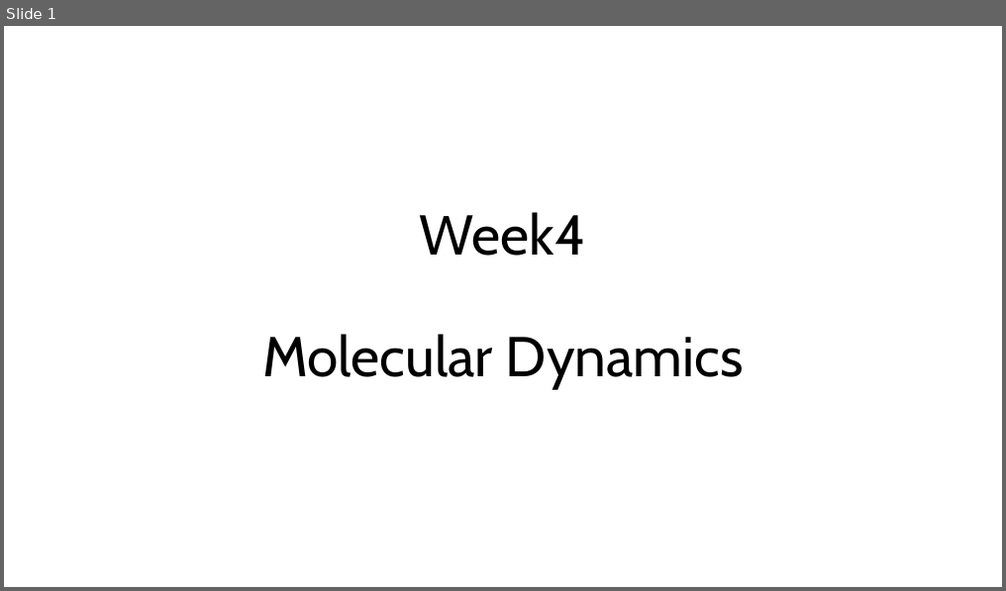
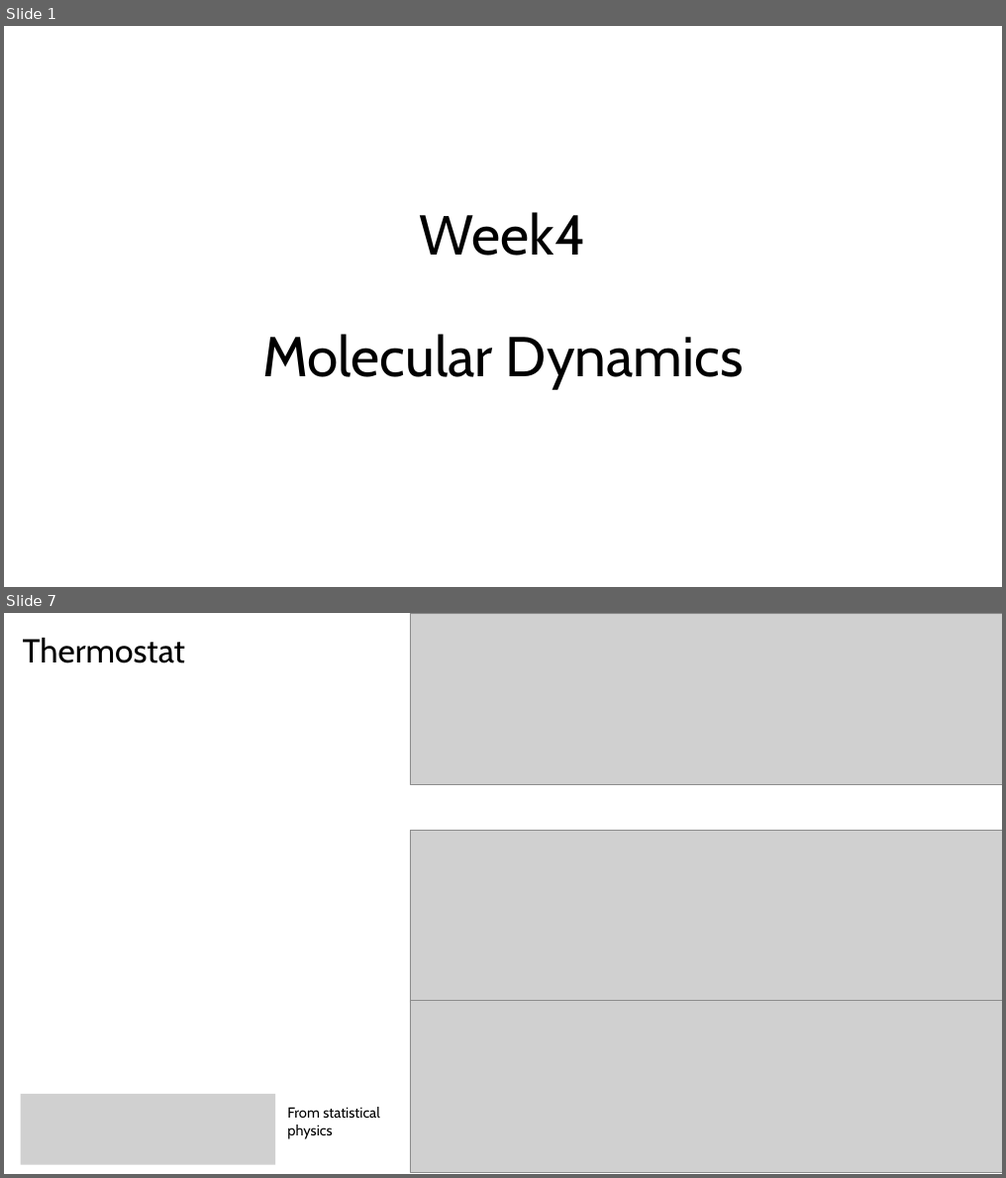
Before and after one commit to EmiloKatten/CompPhys, a slide deck: week4.pptx. Shown one above the other, each under a label of ours: slide 1 before the commit, slides 1 and 7 after it; the slides between them are not shown. The pictures are 1006x591 and 1006x1178 pixels, drawn with LibreOffice and Linux fonts; fonts in the diff are those of the drawing; grey boxes stand for pictures. Boxes give left, top, right and bottom in pixels: in the first picture for what was removed or moved away, otherwise in the second. Text is boxed around its words. In the diff, an @@ line names an element or a change of style, - is before the commit and + after.

```diff
--- a/week4.pptx
+++ b/week4.pptx
@@ slide 7 added at (4,613,1002,1174), background #FFFFFF @@
@@ title added at (23,637,185,663), 32 pt, text #000000 @@
+Thermostat
@@ picture added at (410,613,1002,785) @@
@@ picture added at (410,830,1002,1002) @@
@@ picture added at (410,1001,1002,1173) @@
@@ picture added at (21,1094,275,1165) @@
@@ text added at (287,1107,379,1140), 14 pt, text #000000 @@
+From statistical
+physics
```
Also in this commit, not shown: 3 slides changed, 5 other slides added, 4 other files.
